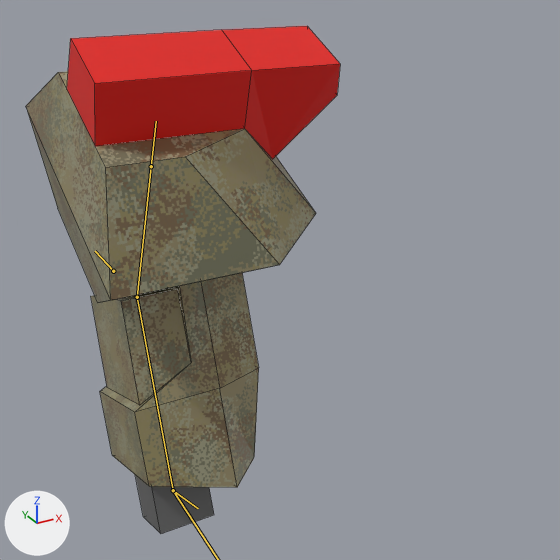
An edit to the Blender file resources/mechparts/arml/mech_arml04.blend, drawn before and after from the same camera.
Before and after are seen from a camera (50 mm lens) standing at (-0.287, -1.316, 0.378) and looking at (0.329, -0.196, -0.182). Arrows for +X, +Y and +Z are at lower left; the lights stay in place. The bones that bend it are drawn over the model as lines. Mesh edges are drawn as thin lines.

Objects in the first picture: 'arm'.
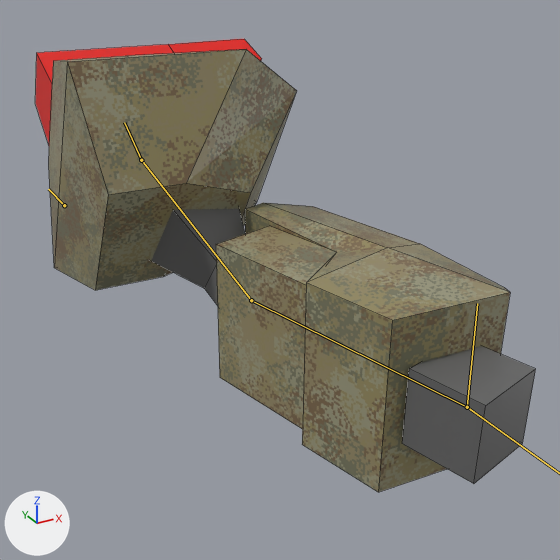
The newer file adds an action. The first version stands in its rest pose; the second is drawn at frame 10 of the action 'shoot'.

Changed parts and their boxes (x1, y1, x2, y2) in the pictures (560 x 560 px):
'arm', posed (59% wider, 11% shorter): before (26, 26, 340, 534); after (35, 39, 536, 492)
bone 'arm_ik_pole', root to tip: before (113, 271) to (95, 251); after (64, 205) to (48, 189)
bone 'upper', root to tip: before (151, 166) to (137, 297); after (141, 160) to (251, 300)
bone 'shoulder', root to tip: before (151, 166) to (156, 121); after (141, 160) to (124, 122)

What the commit changed:
Bone 'arm_ik_pole' (bone_arm_ik_pole) moves from (0.0, 0.0, 0.0) to (-0.083, 0.05, 0.156).
Bone 'arm_ik_target' (bone_arm_ik_target) moves from (0.0, 0.0, 0.0) to (-0.2, 0.65, 0.521).
Bone 'upper' (bone_upper) moves from (0.0, 0.0, 0.0) to (0.0, 0.021, -0.046).
Bone 'shoulder' (bone_shoulder) moves from (0.0, 0.0, 0.0) to (0.0, -0.021, -0.045).
